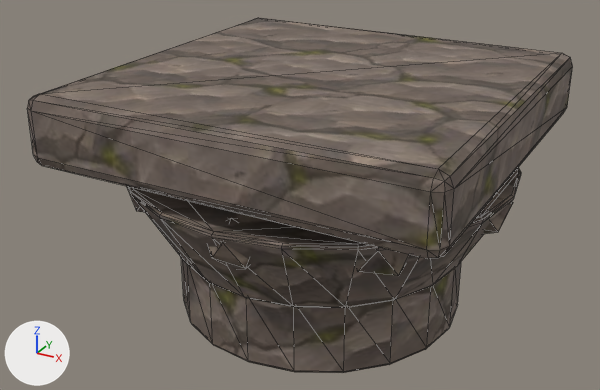
The glTF model assets/models/build/column_capital__cut_stone.glb, before and after one commit.
One viewpoint serves both versions: a 50 mm camera at (0.725, -1.41, 0.931) aimed at (-0.037, -0.026, 0.239). Every picture has the same lights, and +X, +Y and +Z are marked at lower left. The older version comes first. Mesh edges are drawn as thin lines. Vertices at exactly the same position are counted once.

In view in the first picture: 'model'.
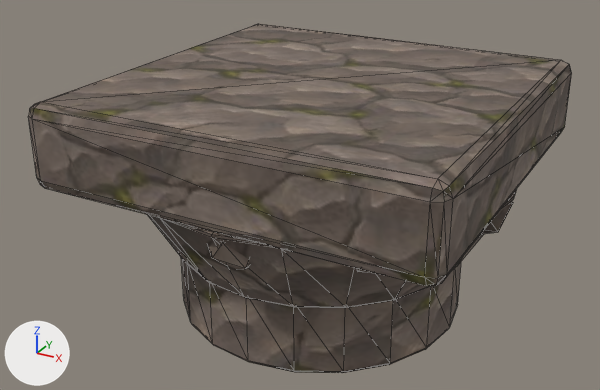
Location of each change, [x1, y1, x2, y2] in pixels of the pictures (600 x 390 px; the box of a moved part takes in the faces that stretch with it):
'model', reshaped, surface changed: before [27, 18, 573, 373]; after [28, 24, 572, 373]
part 1 of me_cube, moved or reshaped: before [34, 109, 566, 259]; after [37, 129, 563, 286]
part 2 of me_cube, moved or reshaped: before [27, 18, 573, 250]; after [28, 24, 572, 278]
part 3 of me_cube, surface changed: [28, 24, 572, 373] in both

What the commit changed:
me_cube is used by ob_model.
me_cube had 392 vertices, 740 faces and spanned x -0.4..0.4, y -0.4..0.4, z 0.0..0.5.
me_cube now has 392 vertices, 740 faces and spans x -0.4..0.4, y -0.4..0.4, z 0.0..0.485.
me_cube part 1: all 28 vertices in x -0.4..0.4, y -0.4..0.4, z 0.36..0.385 are moved by (0.0, 0.0, -0.045).
me_cube part 2: all 28 vertices in x -0.4..0.4, y -0.4..0.4, z 0.475..0.5 are moved by (0.0, 0.0, -0.015).
me_cube part 3: texture (UV) coordinates of 740 of 740 faces, centred in x -0.4..0.4, y -0.4..0.4, z 0.0..0.5, changed; they spanned u 0.09..1.55, v 0.56..1.61 and now span u 0.1..1.78, v 0.49..1.77.
